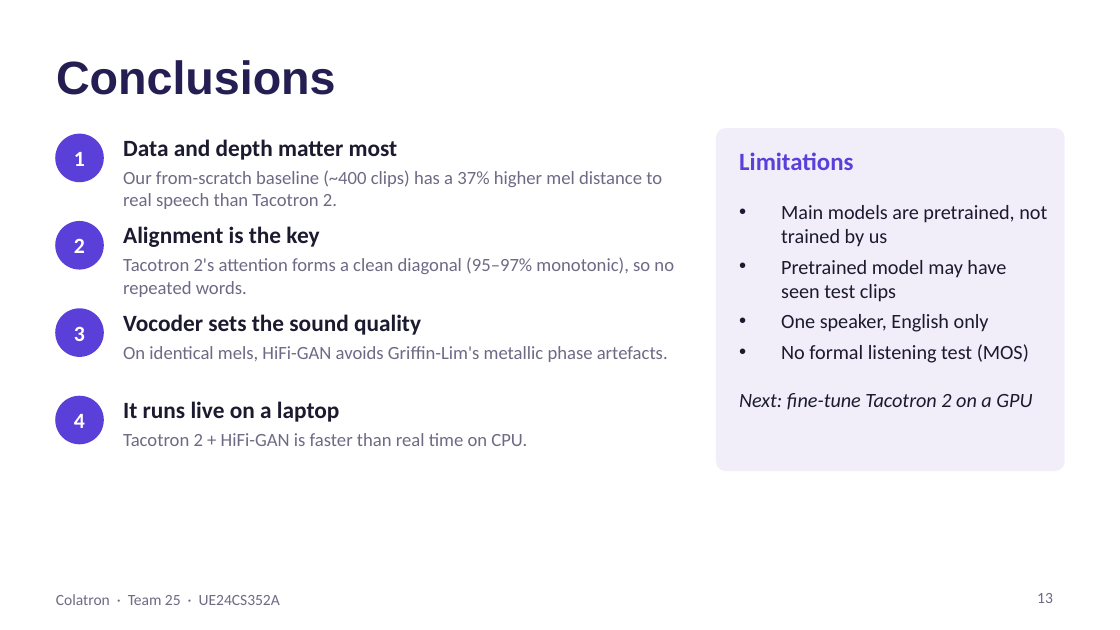
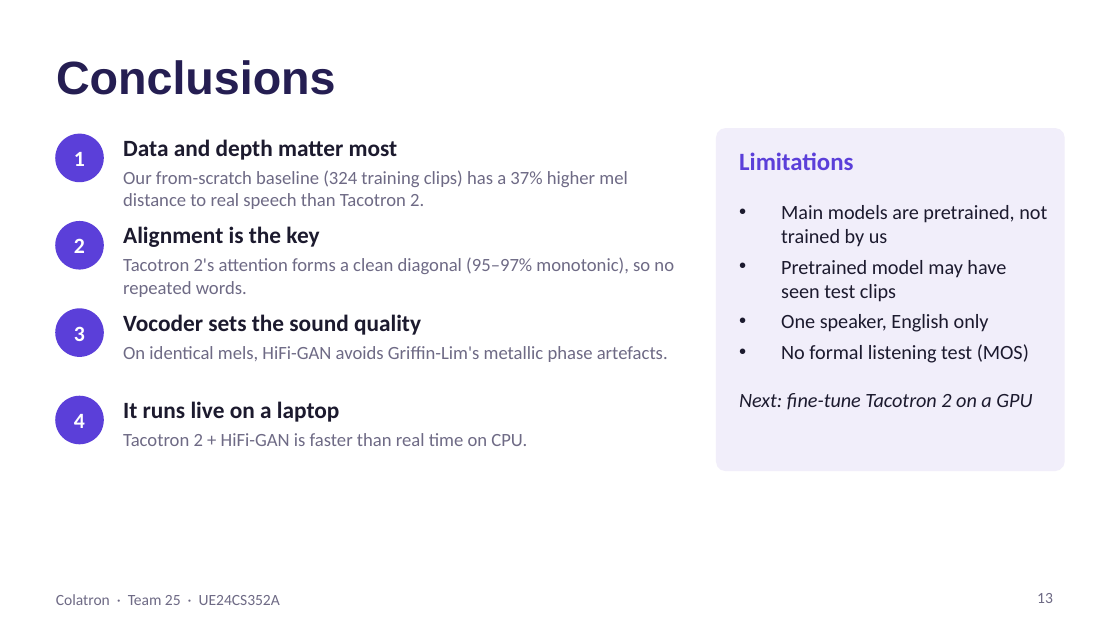
Before and after one commit to Mann0801/colatron-tts, a slide deck: slide 13 of report/Colatron_Slides.pptx. Drawn at 1120x630 pixels with LibreOffice and Linux fonts; fonts in the diff are those of the drawing. Boxes give left, top, right and bottom in pixels: in the first picture for what was removed or moved away, otherwise in the second. Text is boxed around its words. In the diff, an @@ line names an element or a change of style, - is before the commit and + after.

```diff
--- a/report/Colatron_Slides.pptx
+++ b/report/Colatron_Slides.pptx
@@ text at <box>123,170,627,209</box>: text changed @@
-Our from-scratch baseline (~400 clips) has a 37% higher mel distance to real speech than Tacotron 2.
+Our from-scratch baseline (324 training clips) has a 37% higher mel distance to real speech than Tacotron 2.
```
Also in this commit, not shown: 1 other slide changed, 2 other files.
